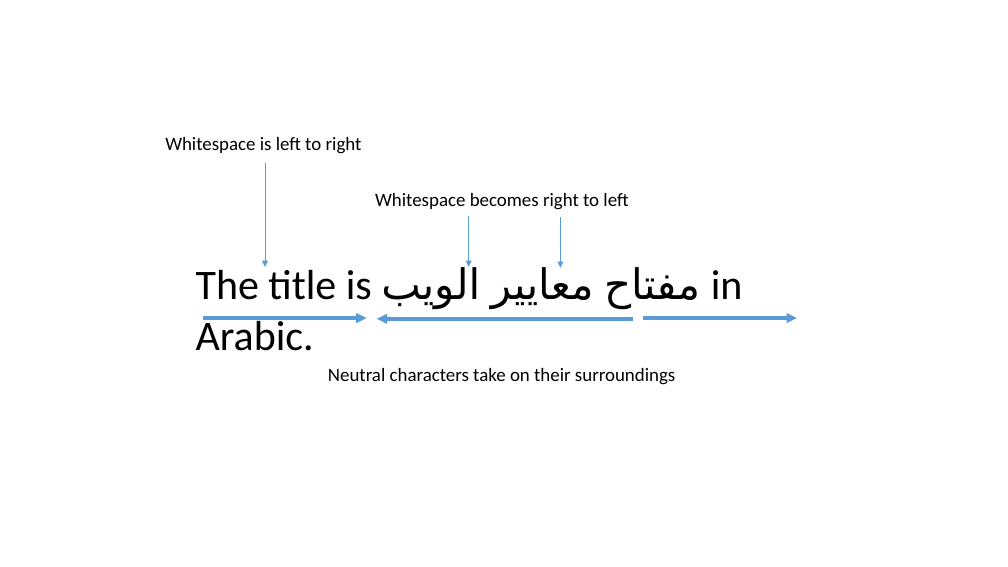
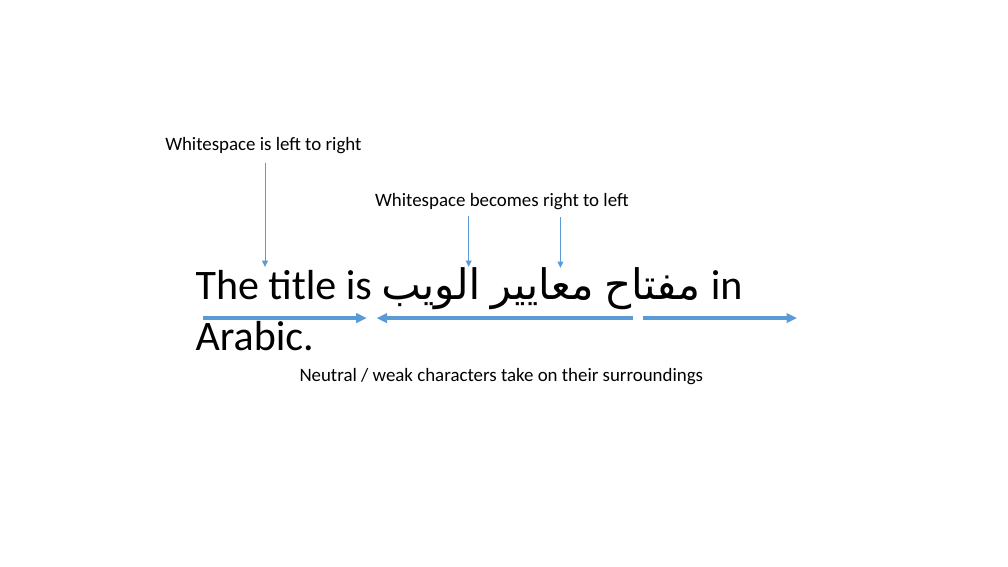
Before and after one commit to dsafa/rtl-demo, a slide deck: slide 18 of RTL.pptx (slide 17 before the commit). Drawn at 1008x567 pixels with LibreOffice and Linux fonts; fonts in the diff are those of the drawing. Boxes give left, top, right and bottom in pixels: in the first picture for what was removed or moved away, otherwise in the second. Text is boxed around its words. In the diff, an @@ line names an element or a change of style, - is before the commit and + after.

```diff
--- a/RTL.pptx
+++ b/RTL.pptx
@@ text at [300, 368, 703, 385]: text changed @@
-Neutral characters take on their surroundings
+Neutral / weak characters take on their surroundings
```
Also in this commit, not shown: 14 other slides changed, 4 slides added, 1 other file.
